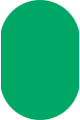
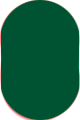
Before/after of a 80px x 120px layered artwork. What changed in the layer stack:
added layer "Layer 1" (vivid light, 50%) above "Ellipse 4" over [left=0, top=0, right=80, bottom=120]
